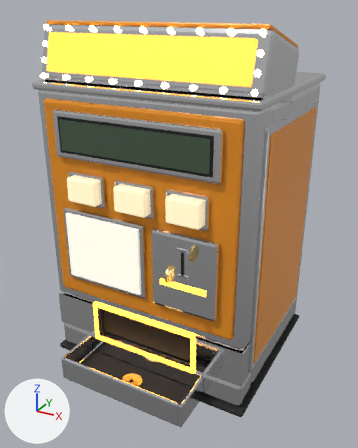
An edit to the glTF model public/lobby3d/models/gettoni.glb, drawn before and after from the same camera.
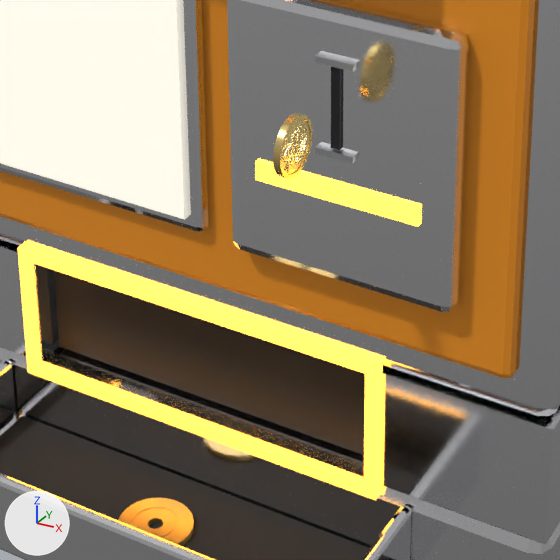
Each version appears first whole from a 50 mm lens placed at (0.376, -0.71, 0.579), pointed at (0.011, -0.046, 0.248), and next in a close-up on the part from 25% to 69% of the width and 52% to 87% of the height. The lights are fixed; the arrows at lower left show +X, +Y and +Z. The older version's two pictures come first. Vertices at exactly the same position are counted once.

Script lines for the objects in view, before the commit:
```python
me_moneta_btn = bpy.data.meshes.new('moneta_btn')
me_moneta_btn.from_pydata(...)  # 8841 vertices, 17156 faces; spans x -0.0018..0.0016, y -0.0125..0.0125, z -0.0125..0.0125
me_moneta_btn.materials.append(mat_oro)  # yellow #ffdf90
me_pannello = bpy.data.meshes.new('pannello')
me_pannello.from_pydata(...)  # 328 vertices, 612 faces; spans x -0.135..0.135, y -0.169..-0.154, z 0.165..0.443
# faces by material slot: [552, 24, 24, 12]
me_pannello.materials.append(mat_cromo)  # white #f1f1f3
me_pannello.materials.append(mat_nero)  # black #1d1d1f
me_pannello.materials.append(mat_cromo_satinato)  # light grey #dadadd
me_pannello.materials.append(mat_luce_arancio)  # orange #ffb33f, glowing orange #ffb33f
me_targa = bpy.data.meshes.new('targa')
me_targa.from_pydata(...)  # a box spanning x -0.067..0.067, y 0.0..0.0025, z -0.0545..0.0545
me_targa.materials.append(mat_targa_cambio)  # white #faf6e7, glowing grey #b8b5aa
ob_moneta_btn = bpy.data.objects.new('moneta_btn', me_moneta_btn)
ob_moneta_btn.location = (0.0825, -0.201, 0.248)
ob_pannello = bpy.data.objects.new('pannello', me_pannello)
ob_pannello.location = (0.0, 0.0, 0.0)
ob_targa = bpy.data.objects.new('targa', me_targa)
ob_targa.location = (-0.06, -0.1645, 0.2275)
# also in view: 'corpo' at (0.0, -0.036, 0.28); 'gettone' at (0.0, -0.187, 0.02)
```
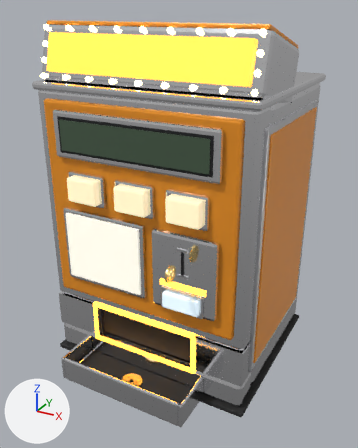
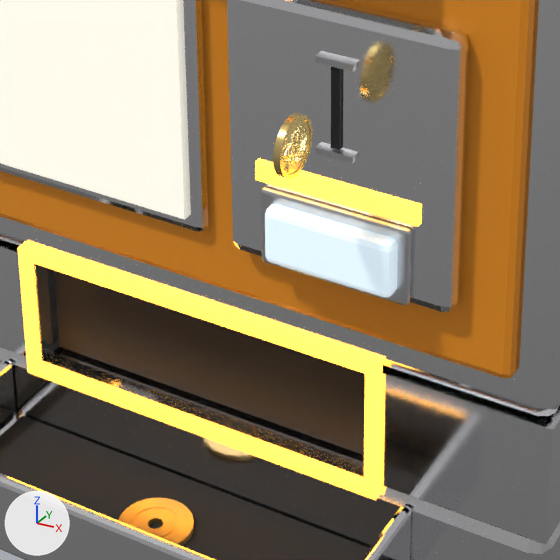
Location of each change, [x1, y1, x2, y2] in pixels of the close-ups (560 x 560 px):
'tasto_cambio', added
    after: [265, 204, 398, 297]
part 1 of me_pannello, added
    after: [261, 187, 412, 306]

Edits to the bpy script that builds the scene:
```text
Add mat_tasto_cambio:
    mat_tasto_cambio = principled_material('tasto_cambio')
    mat_tasto_cambio.base_color = (0.75, 0.9, 1.0)  # pale blue #e1f3ff
    mat_tasto_cambio.roughness = 0.35
    mat_tasto_cambio.emission_color = (0.375, 0.45, 0.5)  # grey #a5b3bc
    mat_tasto_cambio.emission_strength = 1.0
Change me_pannello:
    used by ob_pannello; location = (0.0, 0.0, 0.0)
    remove me_pannello.from_pydata(...)  # 328 vertices, 612 faces; spans x -0.135..0.135, y -0.169..-0.154, z 0.165..0.443
    add me_pannello.from_pydata(...)  # 384 vertices, 720 faces; spans x -0.135..0.135, y -0.17..-0.154, z 0.165..0.443
    me_pannello part 1: the loose piece of 56 vertices spanning x 0.03..0.135, y -0.166..-0.154, z 0.165..0.29 is copied, and the copy is scaled about its middle by (0.677, 0.288, 0.287), then moved by (0.0, -0.008, -0.043), in mat_cromo_satinato (light grey #dadadd); it spans x 0.048..0.117, y -0.17..-0.166, z 0.167..0.203
Add me_tasto_cambio:
    me_tasto_cambio.from_pydata(...)  # 56 vertices, 108 faces; spans x -0.0295..0.0295, y -0.0095..0.0, z -0.013..0.013
    me_tasto_cambio.materials.append(mat_tasto_cambio)  # pale blue #e1f3ff, glowing grey #a5b3bc
Add ob_tasto_cambio:
    ob_tasto_cambio = bpy.data.objects.new('tasto_cambio', me_tasto_cambio)
    ob_tasto_cambio.location = (0.0825, -0.1665, 0.185)
```
